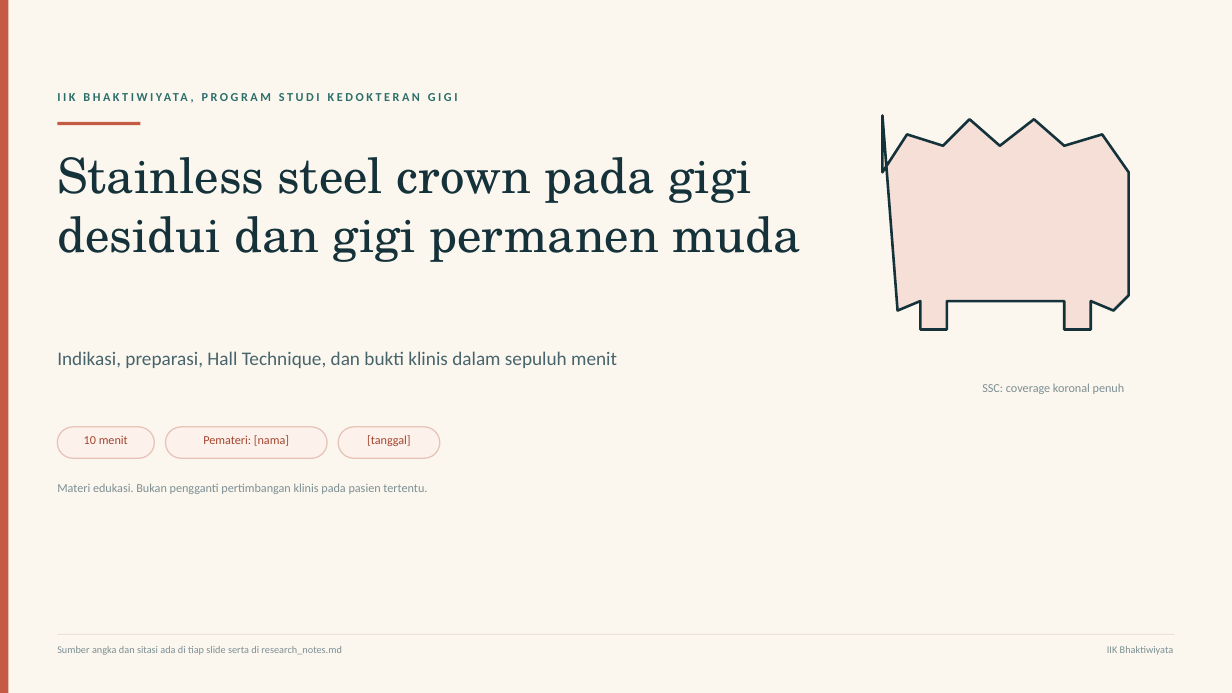
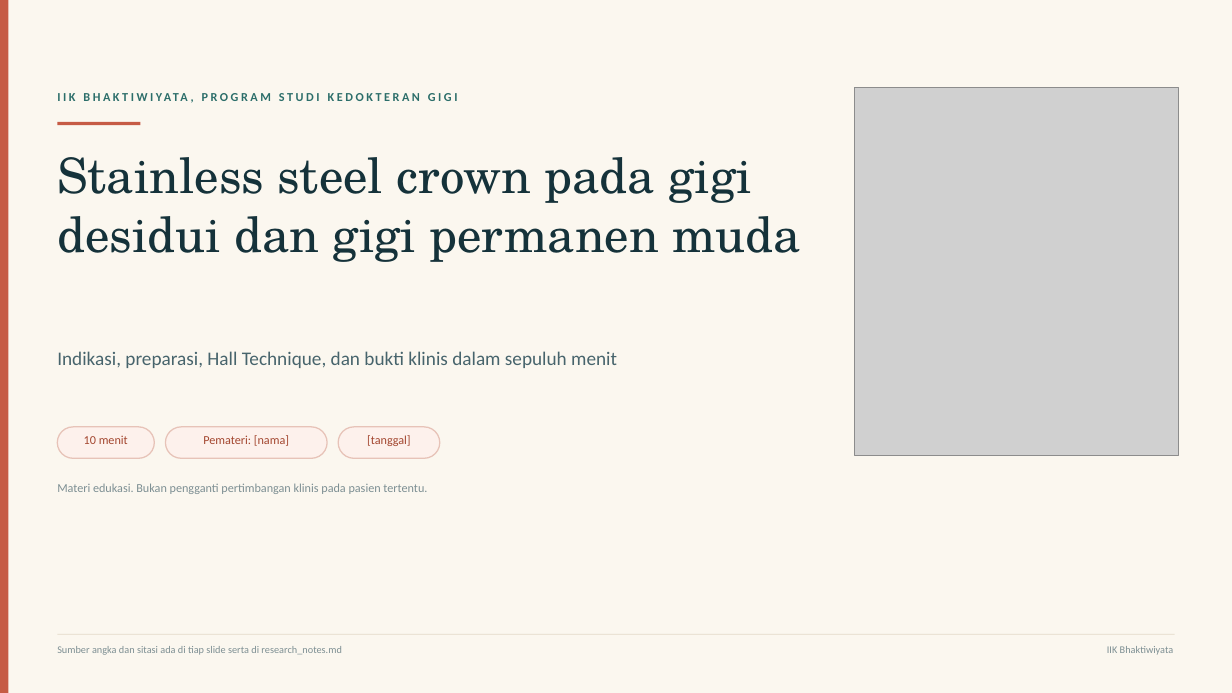
Before and after one commit to maskchanel14-source/agents, a slide deck: slide 1 of deliverables/ssc-pedodonsia/ssc-pedodonsia.pptx. Drawn at 1232x693 pixels with LibreOffice and Linux fonts; fonts in the diff are those of the drawing; grey boxes stand for pictures. Boxes give left, top, right and bottom in pixels: in the first picture for what was removed or moved away, otherwise in the second. Text is boxed around its words. In the diff, an @@ line names an element or a change of style, - is before the commit and + after.

```diff
--- a/deliverables/ssc-pedodonsia/ssc-pedodonsia.pptx
+++ b/deliverables/ssc-pedodonsia/ssc-pedodonsia.pptx
@@ picture added at [855,88,1178,456] @@
@@ freeform shape removed at [883,116,1129,330] @@
@@ text removed at [982,383,1125,394] @@
-SSC: coverage koronal penuh
```
Also in this commit, not shown: 4 other slides changed, 43 other files.
